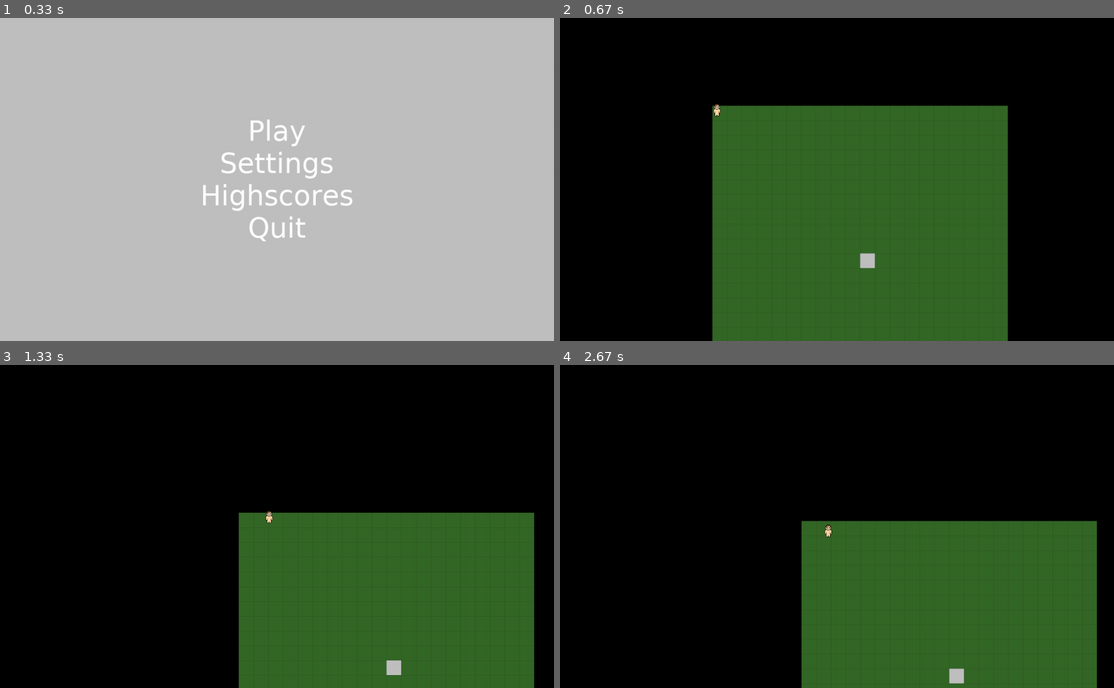
Above: before the commit, frames 1-4 (two rows, left to right).
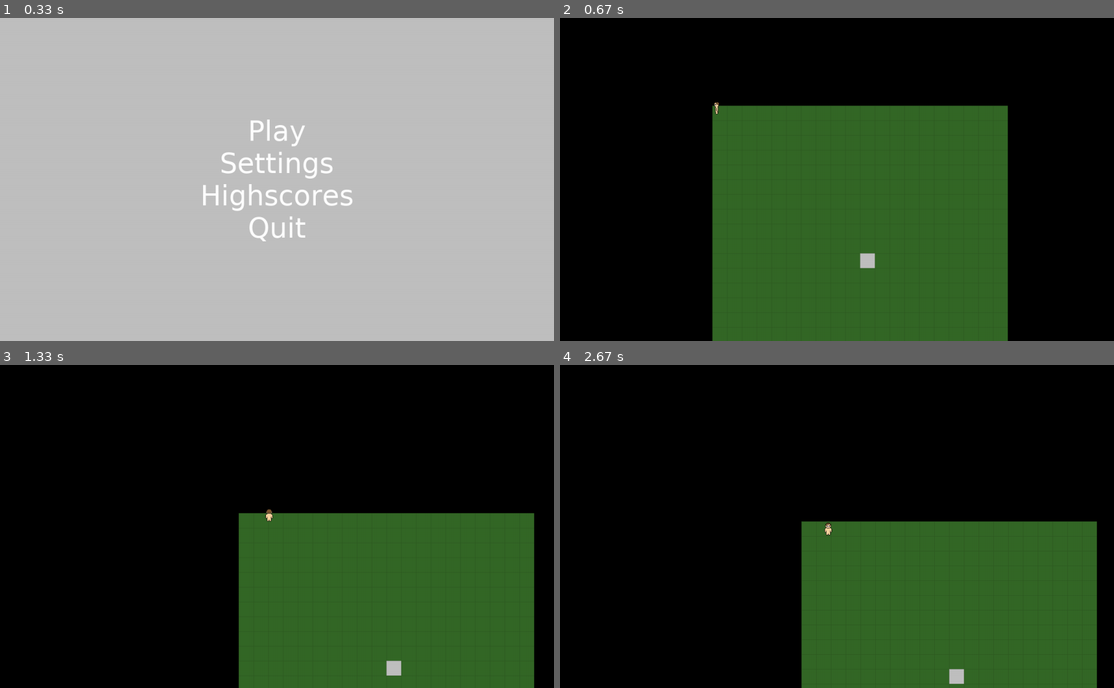
Above: after the commit, the same moments.

Repository: justvulpes/pygame
Game: pygame game, started from Main.py
Same seed, same stepped clock (60 frames per second), same inputs: the game is played once before the commit and once after it.
Inputs (mouse positions are in pixels of both pictures, inside the frame that each line leads up to):
- Up to frame 1 (0.33 s): no input
- Up to frame 2 (0.67 s): click "Play" at 0.38 s
- Up to frame 3 (1.33 s): hold D 0.67-1.13 s; move the mouse to (282, 549) at 0.7 s; hold W from 1.17 s (still down); move the mouse to (332, 597) at 1.2 s
- Up to frame 4 (2.67 s): release W at 1.47 s; hold D 1.5-1.97 s; move the mouse to (665, 600) at 1.53 s; hold A 2-2.53 s; move the mouse to (903, 555) at 2.03 s; hold S from 2.57 s (still down); move the mouse to (848, 416) at 2.6 s

Frame 1 is identical in both runs. In frame 2, less than 0.1% of the frame differs, in the area x 27-29%, y 26-31%; in frame 3, 0.1%; in frame 4, 0.3%, in the area x 43-97%, y 48-99%.

Commit message:
player rotation

Diff:
--- a/Main.py
+++ b/Main.py
@@ -50,11 +50,10 @@
     World.World.camera_x = int(cameraPosDoubleX)
     World.World.camera_y = int(cameraPosDoubleY)
 
+
 def run():
     game_window = game_graphics.Display.Display(window_width, window_height, fps_fix)
     Menu.run(game_window.canvas)
-
-
 
     world.objects.append(player)
 
--- a/game_graphics/Sprite.py
+++ b/game_graphics/Sprite.py
@@ -11,6 +11,10 @@
 grass_sprite = Sprite(32, 32, "game_graphics\\res\\tiles\\grass.png")
 stone_sprite = Sprite(32, 32, "game_graphics\\res\\tiles\\stone.png")
 
-player_down = Sprite(16, 27, "game_graphics\\res\\mobs\\player\\man.png")
+player_down = Sprite(16, 27, "game_graphics\\res\\mobs\\player\\man_down.png")
+player_up = Sprite(16, 27, "game_graphics\\res\\mobs\\player\\man_up.png")
+player_right = Sprite(11, 27, "game_graphics\\res\\mobs\\player\\man_right.png")
+player_left = Sprite(11, 27, "game_graphics\\res\\mobs\\player\\man_left.png")
+
 
 print(grass_sprite)
--- a/objects/mobs/Mob.py
+++ b/objects/mobs/Mob.py
@@ -2,7 +2,7 @@
 import World
 
 class Mob(objects.Object.Object):
-    def __init__(self, x, y, speed=1, size=20):
+    def __init__(self, x, y, speed=2, size=20):
         super().__init__(x, y)
         self.x = x
         self.y = y
--- a/objects/mobs/Player.py
+++ b/objects/mobs/Player.py
@@ -4,22 +4,30 @@
 import World
 
 sprite_down = game_graphics.Sprite.player_down
+sprite_up = game_graphics.Sprite.player_up
+sprite_left = game_graphics.Sprite.player_left
+sprite_right = game_graphics.Sprite.player_right
+
 
 
 class Player(objects.mobs.Mob.Mob):
-    def __init__(self, x, y, speed=1,size=20):
+    def __init__(self, x, y, speed=1, size=18):
         super().__init__(x, y, speed, size)
-
+        self.current_sprite = sprite_left
     def update(self):
 
         if KeyListener.button_is_pressed(ord("d")):
-            self.move(1,0)
+            self.move(self.speed,0)
+            self.current_sprite = sprite_right
         if KeyListener.button_is_pressed(ord("a")):
-            self.move(-1, 0)
+            self.move(-self.speed, 0)
+            self.current_sprite = sprite_left
         if KeyListener.button_is_pressed(ord("w")):
-            self.move(0, -1)
+            self.move(0, -self.speed)
+            self.current_sprite = sprite_up
         if KeyListener.button_is_pressed(ord("s")):
-            self.move(0, 1)
+            self.move(0, self.speed)
+            self.current_sprite = sprite_down
 
     def render(self, display):
-        display.canvas.blit(sprite_down.pic, (self.x - World.World.camera_x - sprite_down.width/2, self.y - World.World.camera_y - sprite_down.height/2))
+        display.canvas.blit(self.current_sprite.pic, (self.x - World.World.camera_x - self.current_sprite.width/2, self.y - World.World.camera_y - self.current_sprite.height/2 - 4))
Renamed: game_graphics/res/mobs/player/man.png -> game_graphics/res/mobs/player/man_down.png
Binary file added: game_graphics/res/mobs/player/man_left.png
Binary file added: game_graphics/res/mobs/player/man_right.png
Binary file added: game_graphics/res/mobs/player/man_up.png
